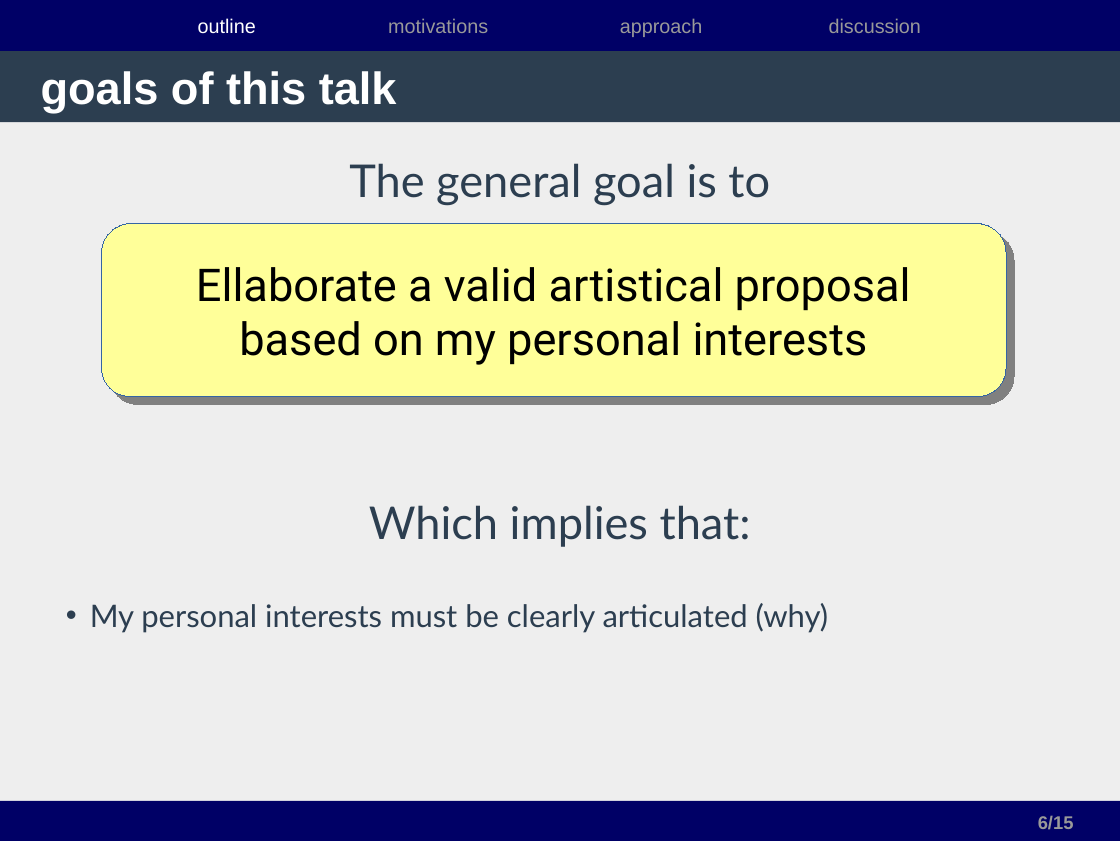
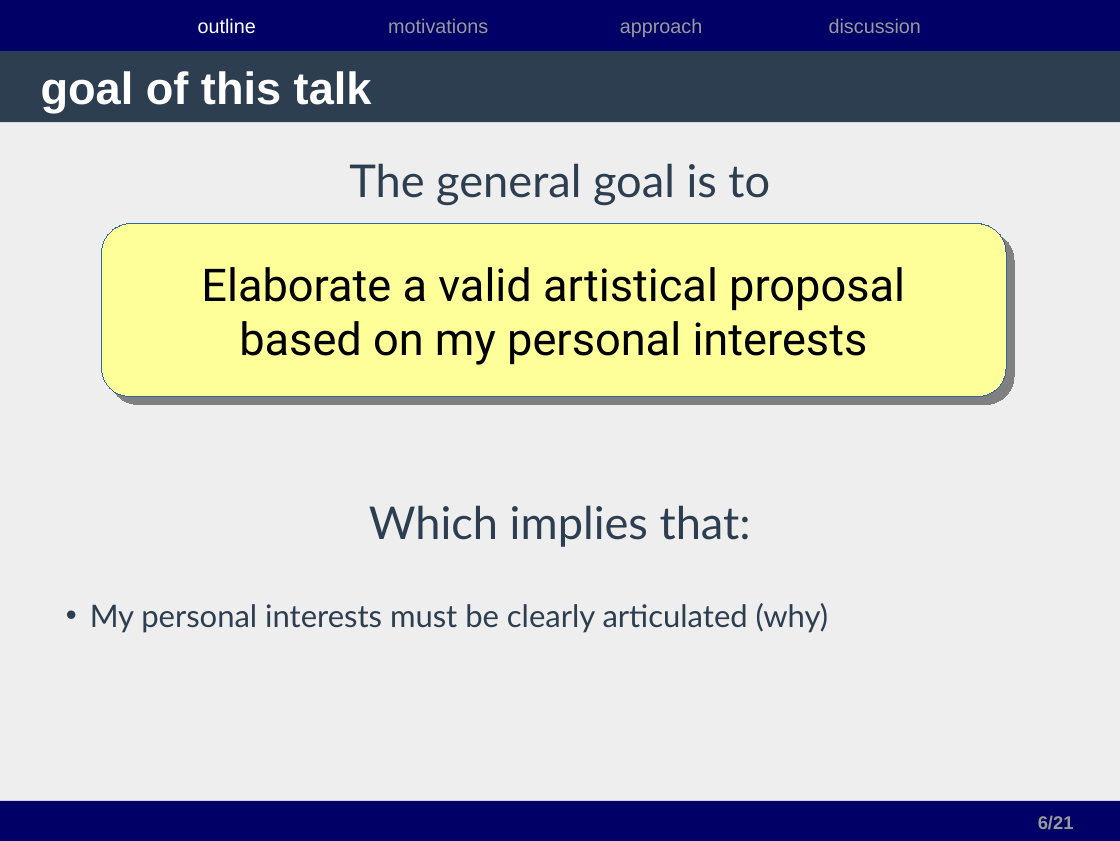
Before and after one commit to andres-fr/videogame-master-hfmdk, a slide deck: slide 6 of documentation/presentation-hfmdk-november2016.odp. Drawn at 1120x841 pixels with LibreOffice and Linux fonts; fonts in the diff are those of the drawing. Boxes give left, top, right and bottom in pixels: in the first picture for what was removed or moved away, otherwise in the second. Text is boxed around its words. In the diff, an @@ line names an element or a change of style, - is before the commit and + after.

```diff
--- a/documentation/presentation-hfmdk-november2016.odp
+++ b/documentation/presentation-hfmdk-november2016.odp
@@ title at box(41, 71, 372, 113): text changed @@
-goals of this talk
+goal of this talk
@@ text in rounded rectangle at box(209, 267, 913, 311): text changed @@
-Ellaborate a valid artistical proposal
+Elaborate a valid artistical proposal
@@ page number at box(1038, 815, 1074, 830): text changed @@
-6/15
+6/21
```
Also in this commit, not shown: 7 other slides changed, 6 slides added.
